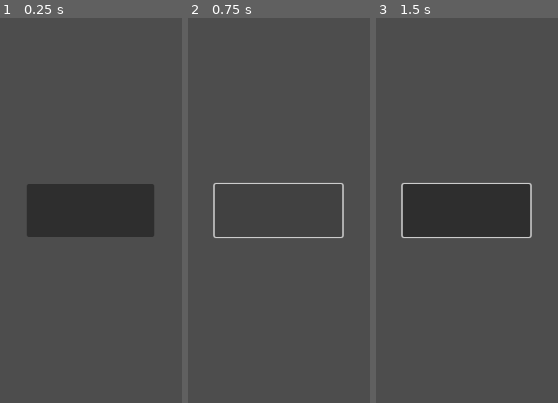
Above: before the commit, frames 1-3 (left to right).
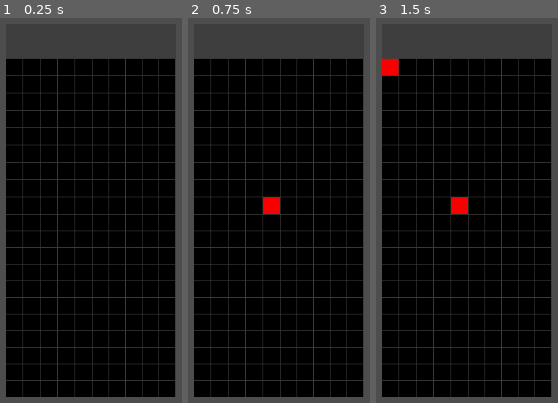
Above: after the commit, the same moments.

Repository: PrecisionRender/Blockaid
Game: Godot game, scene res://src/main/main.tscn
Same seed, same stepped clock (60 frames per second), same inputs: the game is played once before the commit and once after it. Before the commit the project starts from res://main/main.tscn.
Inputs (mouse positions are in pixels of both pictures, inside the frame that each line leads up to):
- Up to frame 1 (0.25 s): no input
- Up to frame 2 (0.75 s): click (279, 210) at 0.52 s
- Up to frame 3 (1.5 s): click (390, 68) at 1.27 s

The runs differ from the first frame. In frame 1, 79% of the frame differs, in the area x 3-97%, y 10-99%; in frame 2, 80%; in frame 3, 79%.

Commit message:
File structure update

Diff:
--- a/project.godot
+++ b/project.godot
@@ -11,12 +11,16 @@
 [application]
 
 config/name="Blockaid"
-run/main_scene="res://main/main.tscn"
+run/main_scene="res://src/main/main.tscn"
 config/features=PackedStringArray("4.1", "Mobile")
 run/low_processor_mode=true
 boot_splash/bg_color=Color(0, 0, 0, 1)
 boot_splash/show_image=false
 config/icon="res://icon.png"
+
+[autoload]
+
+Settings="*res://src/globals/settings.gd"
 
 [display]
 
--- /dev/null
+++ b/src/constants.gd
@@ -0,0 +1,16 @@
+class_name Constants
+extends Node
+
+
+enum Minos
+{
+	Z,
+	L,
+	O,
+	S,
+	I,
+	J,
+	T,
+	GARBAGE,
+	EMPTY
+}
--- /dev/null
+++ b/src/globals/settings.gd
@@ -0,0 +1,3 @@
+extends Node
+
+var skin: Image = preload("res://assets/images/skin.png")
--- a/main/main.tscn
+++ b/src/main/main.tscn
@@ -1,12 +1,13 @@
-[gd_scene load_steps=3 format=3 uid="uid://bgjcwc2hcb222"]
+[gd_scene load_steps=4 format=3 uid="uid://bgjcwc2hcb222"]
 
-[ext_resource type="Script" path="res://main/main.gd" id="1_iqbd8"]
+[ext_resource type="Script" path="res://src/main/main.gd" id="1_6c76s"]
+[ext_resource type="PackedScene" uid="uid://ba2pvj1teds3" path="res://src/playfield/playfield.tscn" id="2_3qylt"]
 
 [sub_resource type="Environment" id="Environment_jq1mc"]
 background_mode = 3
 
 [node name="Main" type="Node"]
-script = ExtResource("1_iqbd8")
+script = ExtResource("1_6c76s")
 
 [node name="Control" type="Control" parent="."]
 layout_mode = 3
@@ -25,19 +26,19 @@
 grow_vertical = 2
 color = Color(1, 1, 1, 0)
 
-[node name="Button" type="Button" parent="Control"]
+[node name="Playfield" parent="Control" instance=ExtResource("2_3qylt")]
 layout_mode = 1
-anchors_preset = 8
-anchor_left = 0.5
-anchor_top = 0.5
-anchor_right = 0.5
-anchor_bottom = 0.5
-offset_left = -92.0
-offset_top = -38.0
-offset_right = 92.0
-offset_bottom = 38.0
+anchors_preset = 15
+anchor_right = 1.0
+anchor_bottom = 1.0
+offset_left = 98.0
+offset_top = 55.0
+offset_right = -98.0
+offset_bottom = -55.0
 grow_horizontal = 2
 grow_vertical = 2
+size_flags_vertical = 3
+size_flags_stretch_ratio = 3.0
 
 [node name="WorldEnvironment" type="WorldEnvironment" parent="."]
 environment = SubResource("Environment_jq1mc")
--- /dev/null
+++ b/src/playfield/grid_cell.gd
@@ -0,0 +1,59 @@
+class_name GridCell
+extends TextureRect
+
+
+signal cell_updated(type: Constants.Minos)
+
+
+var id: int = -1
+var cell_width: float = 30
+var hide_when_empty: bool = false
+var type: Constants.Minos:
+	set(value):
+		type = value
+		if hide_when_empty:
+			if type != Constants.Minos.EMPTY:
+				modulate.a = 255
+			else:
+				modulate.a = 0
+		_update_texture_region()
+
+
+@onready var atlas_texture: AtlasTexture = AtlasTexture.new()
+
+
+# Called when the node enters the scene tree for the first time.
+func _ready() -> void:
+	texture = atlas_texture
+	_update_texture()
+
+	type = Constants.Minos.EMPTY
+
+
+func _update_texture() -> void:
+	var image: ImageTexture = ImageTexture.new()
+	atlas_texture.atlas = image
+
+	image.set_image(Settings.skin)
+	cell_width = Settings.skin.get_height()
+	atlas_texture.region.size = Vector2(cell_width, cell_width)
+
+	_update_texture_region()
+
+
+func _update_texture_region() -> void:
+	atlas_texture.region.position.x = type * cell_width
+
+
+func _on_mouse_entered() -> void:
+	if (Input.get_mouse_button_mask() & MOUSE_BUTTON_MASK_LEFT) != 0:
+		type = Constants.Minos.Z
+	elif (Input.get_mouse_button_mask() & MOUSE_BUTTON_MASK_RIGHT) != 0:
+		type = Constants.Minos.EMPTY
+
+
+func _on_texture_button_pressed() -> void:
+	if (Input.get_mouse_button_mask() & MOUSE_BUTTON_MASK_LEFT) != 0:
+		type = Constants.Minos.Z
+	elif (Input.get_mouse_button_mask() & MOUSE_BUTTON_MASK_RIGHT) != 0:
+		type = Constants.Minos.EMPTY
--- /dev/null
+++ b/src/playfield/grid_cell.tscn
@@ -0,0 +1,25 @@
+[gd_scene load_steps=2 format=3 uid="uid://conoohubrtv5f"]
+
+[ext_resource type="Script" path="res://src/playfield/grid_cell.gd" id="2_x4c40"]
+
+[node name="GridCell" type="TextureRect"]
+texture_filter = 1
+size_flags_horizontal = 3
+size_flags_vertical = 3
+expand_mode = 1
+script = ExtResource("2_x4c40")
+
+[node name="TriggerButton" type="TextureButton" parent="."]
+layout_mode = 1
+anchors_preset = 15
+anchor_right = 1.0
+anchor_bottom = 1.0
+grow_horizontal = 2
+grow_vertical = 2
+mouse_filter = 1
+action_mode = 0
+button_mask = 3
+keep_pressed_outside = true
+
+[connection signal="mouse_entered" from="." to="." method="_on_mouse_entered"]
+[connection signal="pressed" from="TriggerButton" to="." method="_on_texture_button_pressed"]
--- /dev/null
+++ b/src/playfield/playfield.gd
@@ -0,0 +1,28 @@
+class_name Playfield
+extends AspectRatioContainer
+
+
+const GRID_CELL: PackedScene = preload("res://src/playfield/grid_cell.tscn")
+
+const PLAYFIELD_WIDTH: int = 10
+const PLAYFIELD_HEIGHT: int = 22
+
+
+var grid_cells: Array[GridCell] = []
+
+@onready var grid: GridContainer = $GridContainer
+
+
+# Called when the node enters the scene tree for the first time.
+func _ready() -> void:
+	_initialize_grid()
+
+
+func _initialize_grid() -> void:
+	for x in range(PLAYFIELD_WIDTH * PLAYFIELD_HEIGHT):
+		var grid_cell: GridCell = GRID_CELL.instantiate()
+		grid_cell.id = x
+		if x < PLAYFIELD_WIDTH * 2:
+			grid_cell.hide_when_empty = true
+		grid.add_child(grid_cell)
+		grid_cells.append(grid_cell)
--- /dev/null
+++ b/src/playfield/playfield.tscn
@@ -0,0 +1,18 @@
+[gd_scene load_steps=2 format=3 uid="uid://ba2pvj1teds3"]
+
+[ext_resource type="Script" path="res://src/playfield/playfield.gd" id="1_5ynuc"]
+
+[node name="Playfield" type="AspectRatioContainer"]
+ratio = 0.4545
+stretch_mode = 1
+script = ExtResource("1_5ynuc")
+
+[node name="BackgroundColor" type="ColorRect" parent="."]
+layout_mode = 2
+color = Color(0.243137, 0.243137, 0.243137, 1)
+
+[node name="GridContainer" type="GridContainer" parent="."]
+layout_mode = 2
+theme_override_constants/h_separation = 1
+theme_override_constants/v_separation = 1
+columns = 10
Binary file added: assets/images/skin.png
Not shown, added: assets/images/skin.png.import
Not shown, added: export_presets.cfg
Renamed: main/main.gd -> src/main/main.gd
Binary file added: src/playfield/background_grid_texture.atlastex
Not shown, added: Basic Application
